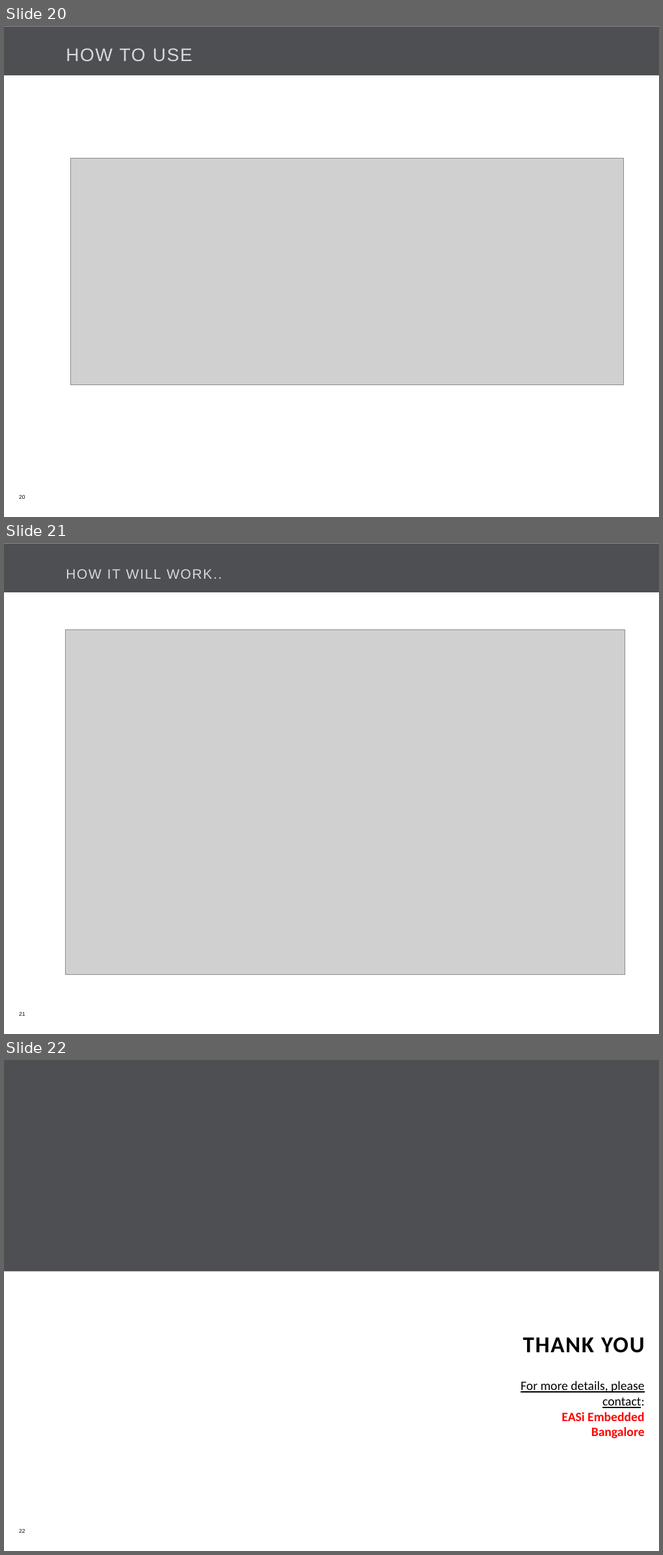
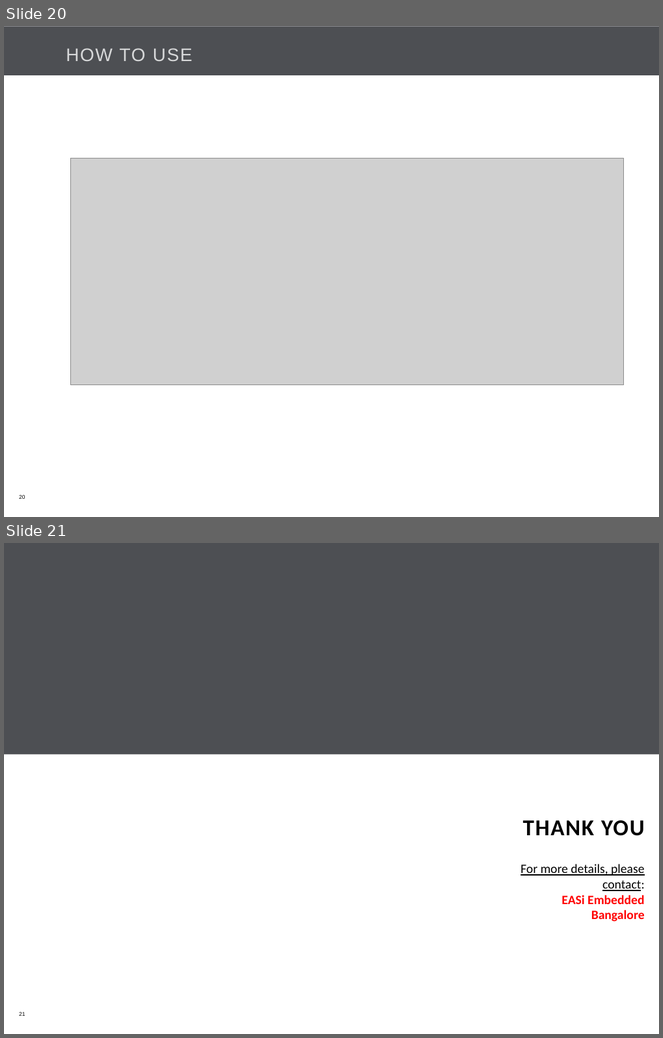
Before and after one commit to Bajarangi/demo, a slide deck: trunk/EasiCab/Documents/EASiCab_POC_kick off.pptx. Shown one above the other, each under a label of ours: slides 20, 21 and 22 before the commit, slides 20 and 21 after it. The pictures are 663x1555 and 663x1038 pixels, drawn with LibreOffice and Linux fonts; fonts in the diff are those of the drawing; grey boxes stand for pictures; background and template pictures are left out. Boxes give left, top, right and bottom in pixels: in the first picture for what was removed or moved away, otherwise in the second. Text is boxed around its words. In the diff, an @@ line names an element or a change of style, - is before the commit and + after.

```diff
--- a/trunk/EasiCab/Documents/EASiCab_POC_kick off.pptx
+++ b/trunk/EasiCab/Documents/EASiCab_POC_kick off.pptx
@@ slide 21 removed at [4,543,659,1034], background #FFFFFF; not listed: 2 template elements that a slide beside it also shows @@
@@ title removed at [66,569,222,579] @@
-HOW IT WILL WORK..
@@ picture removed at [66,630,625,975] @@
@@ page number removed at [19,1012,25,1016] @@
-21
@@ what was slide 22 is now slide 21 @@
```
Also in this commit, not shown: 6 slides changed.
